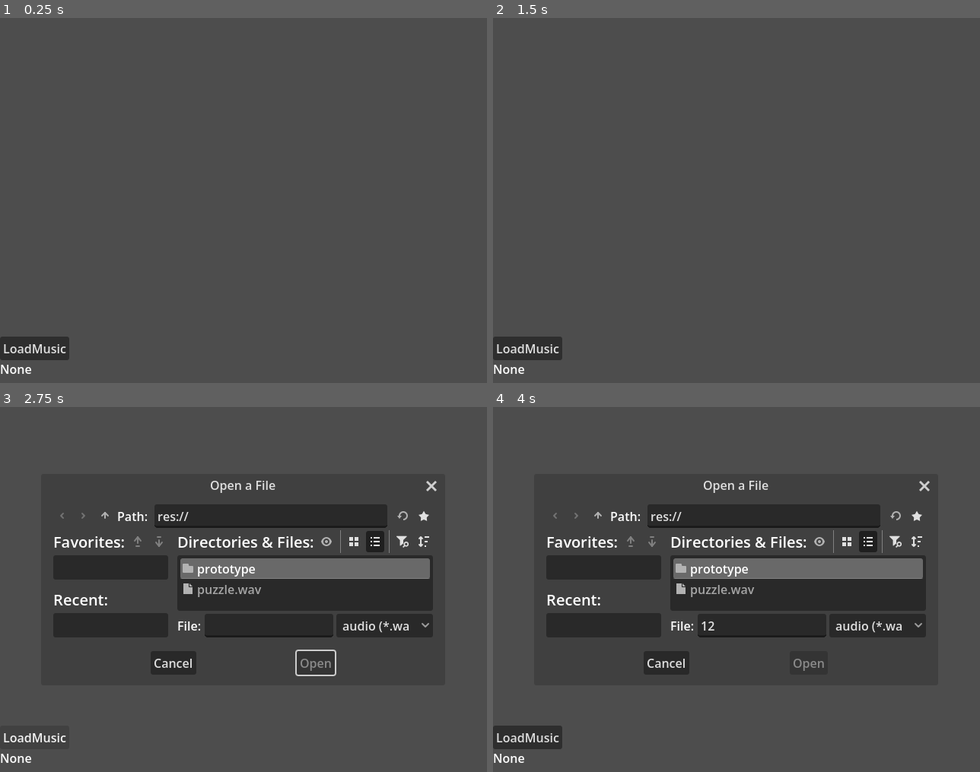
Above: before the commit, frames 1-4 (two rows, left to right).
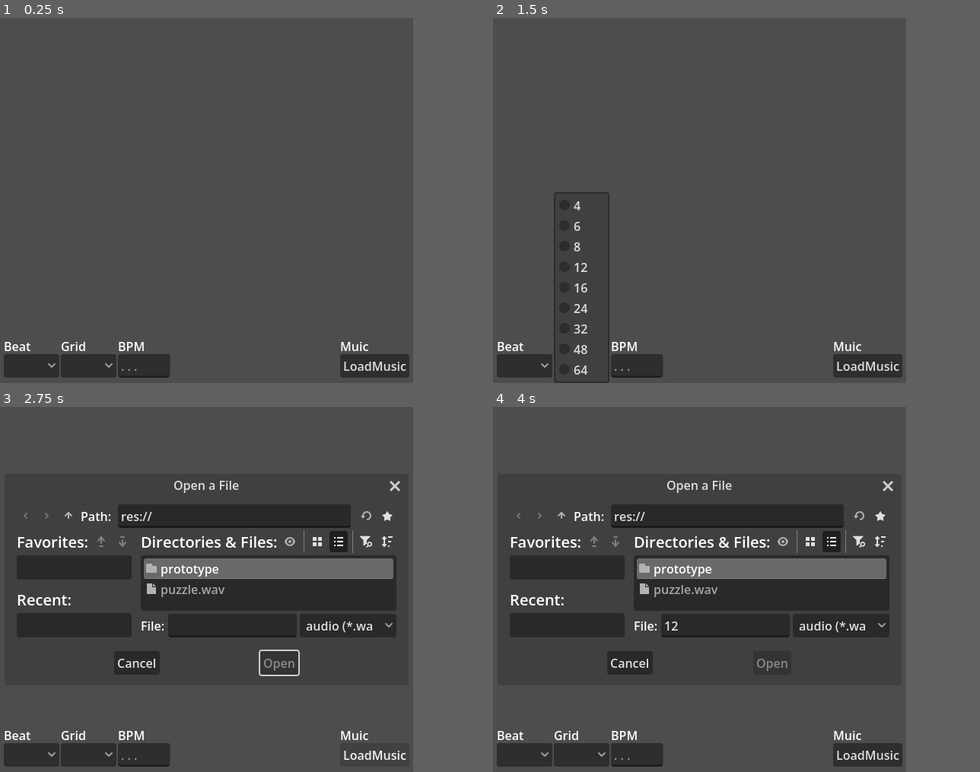
Above: after the commit, the same moments.

Repository: MiliNeDuck56/SightDominate
Game: Godot game, scene res://prototype/levelEditer/level_edit_screen.tscn
Same seed, same stepped clock (60 frames per second), same inputs: the game is played once before the commit and once after it. The project has no main scene, so this scene is started directly.
Inputs (mouse positions are in pixels of both pictures, inside the frame that each line leads up to; where the layout moved, square brackets give the same spot in the first picture):
- Up to frame 1 (0.25 s): no input
- Up to frame 2 (1.5 s): click (531, 364) at 0.52 s; click (595, 364) at 1.27 s
- Up to frame 3 (2.75 s): click "LoadMusic" at 2 s
- Up to frame 4 (4 s): click (760, 626) at 2.77 s; type "12" at 2.85 s; click (546, 516) [575, 516] at 3.5 s
In our replay, the window is 640x480 before the commit and 543x480 after it. These sizes can differ from the game's own. Grey fills any space a smaller window leaves; there, only what the larger window draws over its background counts as a difference.

The runs differ from the first frame. In frame 1, 3.7% of the frame differs, in the area x 0-85%, y 87-99%; in frame 2, 4.0%; in frame 3, 9.0%; in frame 4, 10%, in the area x 0-90%, y 20-99%.

Commit message:
UI구성 ( 대충
나는 컴퓨터가 꺼질까 무서워요
블루스크린 야발년

Diff:
--- a/project.godot
+++ b/project.godot
@@ -16,13 +16,12 @@
 
 [display]
 
-window/size/viewport_width=640
+window/size/viewport_width=543
 window/size/viewport_height=480
 window/size/mode=4
 window/size/resizable=false
 window/size/borderless=true
 window/stretch/mode="canvas_items"
-window/stretch/aspect="ignore"
 
 [input]
 
--- a/prototype/levelEditer/level_edit_screen.tscn
+++ b/prototype/levelEditer/level_edit_screen.tscn
@@ -1,8 +1,20 @@
 [gd_scene format=3 uid="uid://r5ggehmvm2tj"]
 
-[ext_resource type="PackedScene" uid="uid://m0wrvndst2xl" path="res://prototype/levelEditer/fileControl/load_file.tscn" id="1_sfp6l"]
+[ext_resource type="PackedScene" uid="uid://m0wrvndst2xl" path="res://prototype/levelEditer/musicControl/load_file.tscn" id="1_sfp6l"]
+[ext_resource type="PackedScene" uid="uid://dmrd0lcsepgux" path="res://prototype/levelEditer/musicControl/select_beat.tscn" id="2_nsrat"]
+[ext_resource type="PackedScene" uid="uid://bqlyrjk5kru26" path="res://prototype/levelEditer/musicControl/select_grid.tscn" id="3_eb66n"]
+[ext_resource type="PackedScene" uid="uid://bfef43v7j74k7" path="res://prototype/levelEditer/musicControl/select_bpm.tscn" id="4_7kn4g"]
 
 [node name="levelEditScreen" type="Node2D" unique_id=1196907067]
 
 [node name="LoadFile" parent="." unique_id=260531963 instance=ExtResource("1_sfp6l")]
-position = Vector2(0, 419)
+position = Vector2(447, 420)
+
+[node name="selectBeat" parent="." unique_id=303109200 instance=ExtResource("2_nsrat")]
+position = Vector2(5, 420)
+
+[node name="selectGrid" parent="." unique_id=325896886 instance=ExtResource("3_eb66n")]
+position = Vector2(80, 420)
+
+[node name="selectBPM" parent="." unique_id=862229337 instance=ExtResource("4_7kn4g")]
+position = Vector2(155, 420)
--- a/prototype/levelEditer/fileControl/load_file.tscn
+++ b/prototype/levelEditer/musicControl/load_file.tscn
@@ -1,6 +1,6 @@
 [gd_scene format=3 uid="uid://m0wrvndst2xl"]
 
-[ext_resource type="Script" uid="uid://nef73ipl1i3g" path="res://prototype/levelEditer/fileControl/load_file.gd" id="1_hrnus"]
+[ext_resource type="Script" uid="uid://nef73ipl1i3g" path="res://prototype/levelEditer/musicControl/load_file.gd" id="1_hrnus"]
 
 [node name="LoadFile" type="Node2D" unique_id=260531963]
 script = ExtResource("1_hrnus")
@@ -14,15 +14,15 @@
 display_mode = 1
 
 [node name="LoadFile" type="Button" parent="." unique_id=2031837956]
+offset_top = 22.0
 offset_right = 91.0
-offset_bottom = 31.0
+offset_bottom = 53.0
 text = "LoadMusic"
 
 [node name="MusicName" type="Label" parent="." unique_id=1745242985]
-offset_top = 31.0
 offset_right = 91.0
-offset_bottom = 54.0
-text = "None"
+offset_bottom = 23.0
+text = "Muic"
 
 [connection signal="file_selected" from="openMusicFile" to="." method="_on_open_music_file_file_selected"]
 [connection signal="pressed" from="LoadFile" to="." method="_on_load_file_pressed"]
--- /dev/null
+++ b/prototype/levelEditer/musicControl/select_beat.tscn
@@ -0,0 +1,18 @@
+[gd_scene format=3 uid="uid://dmrd0lcsepgux"]
+
+[node name="selectBeat" type="Node2D" unique_id=303109200]
+
+[node name="Beat" type="OptionButton" parent="." unique_id=1922983022]
+offset_top = 22.0
+offset_right = 73.0
+offset_bottom = 53.0
+item_count = 2
+popup/item_0/text = "4 / 4"
+popup/item_0/id = 1
+popup/item_1/text = "3 / 4"
+popup/item_1/id = 1
+
+[node name="Label" type="Label" parent="." unique_id=870980074]
+offset_right = 40.0
+offset_bottom = 23.0
+text = "Beat"
--- /dev/null
+++ b/prototype/levelEditer/musicControl/select_bpm.tscn
@@ -0,0 +1,14 @@
+[gd_scene format=3 uid="uid://bfef43v7j74k7"]
+
+[node name="selectBPM" type="Node2D" unique_id=303109200]
+
+[node name="Label" type="Label" parent="." unique_id=870980074]
+offset_right = 40.0
+offset_bottom = 23.0
+text = "BPM"
+
+[node name="LineEdit" type="LineEdit" parent="." unique_id=1253037440]
+offset_top = 22.0
+offset_right = 68.5
+offset_bottom = 53.0
+placeholder_text = ". . ."
--- /dev/null
+++ b/prototype/levelEditer/musicControl/select_grid.tscn
@@ -0,0 +1,32 @@
+[gd_scene format=3 uid="uid://bqlyrjk5kru26"]
+
+[node name="selectGrid" type="Node2D" unique_id=303109200]
+
+[node name="Gird" type="OptionButton" parent="." unique_id=1922983022]
+offset_top = 22.0
+offset_right = 73.0
+offset_bottom = 53.0
+item_count = 9
+popup/item_0/text = "4"
+popup/item_0/id = 1
+popup/item_1/text = "6"
+popup/item_1/id = 1
+popup/item_2/text = "8"
+popup/item_2/id = 2
+popup/item_3/text = "12"
+popup/item_3/id = 3
+popup/item_4/text = "16"
+popup/item_4/id = 4
+popup/item_5/text = "24"
+popup/item_5/id = 5
+popup/item_6/text = "32"
+popup/item_6/id = 6
+popup/item_7/text = "48"
+popup/item_7/id = 7
+popup/item_8/text = "64"
+popup/item_8/id = 8
+
+[node name="Label" type="Label" parent="." unique_id=870980074]
+offset_right = 40.0
+offset_bottom = 23.0
+text = "Grid"
Renamed: prototype/levelEditer/fileControl/load_file.gd -> prototype/levelEditer/musicControl/load_file.gd
Renamed: prototype/levelEditer/fileControl/load_file.gd.uid -> prototype/levelEditer/musicControl/load_file.gd.uid
